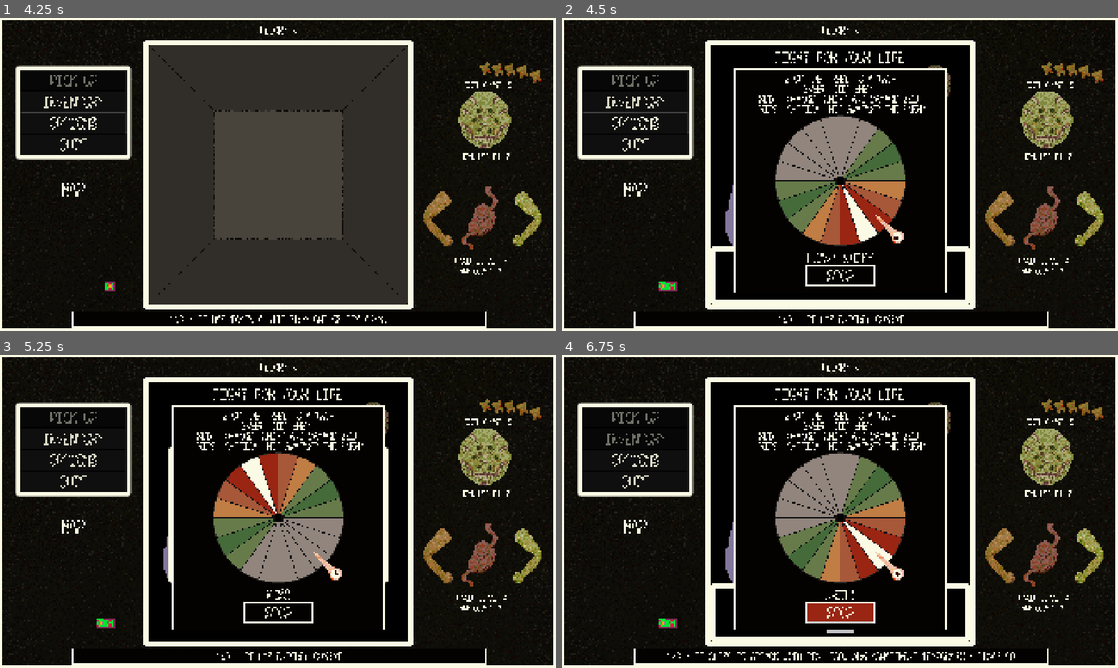
Above: before the commit, frames 1-4 (two rows, left to right).
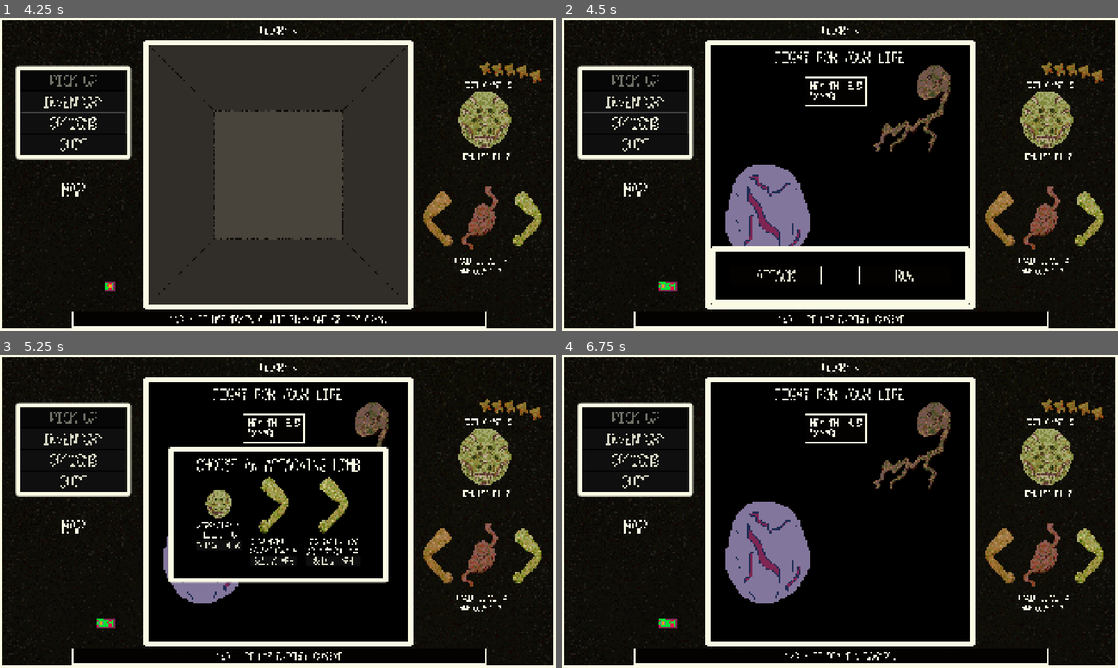
Above: after the commit, the same moments.

Repository: sym-z/arm-to-the-teeth
Game: Godot game, scene res://scenes/testing_level/testing_level.tscn
Same seed, same stepped clock (60 frames per second), same inputs: the game is played once before the commit and once after it. The project has no main scene, so this scene is started directly.
Inputs (mouse positions are in pixels of both pictures, inside the frame that each line leads up to):
- Up to frame 1 (4.25 s): click "INVENTORY" at 0.5 s; click "EAT" at 1.25 s; click "BACK" at 2 s; click "OPTIONS" at 2.75 s; move the mouse to (400, 158) at 3.52 s; hold D (turn_right) from 3.53 s (still down); click (400, 158) at 3.67 s
- Up to frame 2 (4.5 s): move the mouse to (728, 190) at 4.27 s; release D (turn_right) at 4.28 s; hold S (move_back) from 4.28 s (still down)
- Up to frame 3 (5.25 s): release S (move_back) at 5 s; click "ATTACK" at 5 s
- Up to frame 4 (6.75 s): click "SELECT HEAD" at 5.75 s; click "STOP" at 6.5 s

Frame 1 is identical in both runs. In frame 2, 13% of the frame differs, in the area x 30-70%, y 16-88%; in frame 3, 11%; in frame 4, 15%, in the area x 7-82%, y 16-98%.

Commit message:
wheel roller takes responsibility for attack effects

Diff:
--- a/src/prefabs/ui/combat_viewport/attacking_arm_object/attacking_arm_object.gd
+++ b/src/prefabs/ui/combat_viewport/attacking_arm_object/attacking_arm_object.gd
@@ -5,7 +5,7 @@
 var arm_reference : Arm
 
 # Gives the reference back to the combat viewport of the arm to use for combat
-signal attacking_arm_selected(a : Arm)
+signal attacking_arm_selected()
 # Called when the node enters the scene tree for the first time.
 func _ready():
 	pass # Replace with function body.
@@ -22,5 +22,5 @@
 
 
 func _on_select_button_pressed():
-	attacking_arm_selected.emit(arm_reference)
+	attacking_arm_selected.emit(arm_reference,false)
 	pass # Replace with function body.
--- a/src/prefabs/ui/combat_viewport/attacking_head_object/attacking_head_object.gd
+++ b/src/prefabs/ui/combat_viewport/attacking_head_object/attacking_head_object.gd
@@ -21,4 +21,4 @@
 	head_reference = h
 
 func _on_select_button_pressed():
-	attacking_head_selected.emit(head_reference)
+	attacking_head_selected.emit()
--- a/src/prefabs/ui/combat_viewport/combat_viewport.gd
+++ b/src/prefabs/ui/combat_viewport/combat_viewport.gd
@@ -1,6 +1,7 @@
 extends MarginContainer
 
 @export var root_ui : CanvasLayer
+@export var use_wheel : bool = true
 var player : Node
 var map : Node
 var opponent : Enemy
@@ -61,6 +62,8 @@
 	visible = false
 	player = root_ui.player
 	map = root_ui.map
+	#if use_wheel == true:
+		#wheel_roller.connect("results_ready", )
 
 
 # Called every frame. 'delta' is the elapsed time since the previous frame.
@@ -79,7 +82,6 @@
 	opponent = e
 	combat_location = loc
 	refresh_temp_labels()
-	wheel_roller.spin_wheel()
 	if e.anim != null:
 		enemy_anim.sprite_frames = e.anim
 
@@ -208,7 +210,11 @@
 	# Add head of player first
 	var new_head_obj = attacking_head_object_scene.instantiate()
 	new_head_obj.input_head(player.head)
-	new_head_obj.connect("attacking_head_selected", attacking_head_selected)
+	if use_wheel == false:
+		new_head_obj.connect("attacking_head_selected", attacking_head_selected)
+	else:
+		## Method 1, parameters are bound to the function beforehand
+		new_head_obj.connect("attacking_head_selected", wheel_roller.spin_wheel.bindv([new_head_obj.head_reference, true]))
 	arm_container.add_child(new_head_obj)
 	# Refill with current arm inventory state
 	for arm in player.arm_inventory:
@@ -216,7 +222,11 @@
 		if arm.equipped == true:
 			var new_arm_obj = attacking_arm_object_scene.instantiate()
 			new_arm_obj.input_arm(arm)
-			new_arm_obj.connect("attacking_arm_selected", attacking_arm_selected)
+			if use_wheel == false:
+				new_arm_obj.connect("attacking_arm_selected", attacking_arm_selected)
+			else:
+				## Method 2, attacking_arm_object handles sending the parameters to spin_wheel
+				new_arm_obj.connect("attacking_arm_selected", wheel_roller.spin_wheel)
 			arm_container.add_child(new_arm_obj)
 
 func attacking_arm_selected(a : Arm):
@@ -259,7 +269,6 @@
 		#att_die_roller.set_die(1,20,20)
 		att_die_roller.set_die(1,20,opponent.difficulty_class)
 	#TODO: SET LABEL TO SHOW DIFFICULTY CLASS
-
 func _on_attacking_die_roller_roll_results_ready(passed, number_rolled, dc):
 	if Globals.verbose_console == true:
 		print("DIE RESULTS READY")
@@ -323,6 +332,8 @@
 		#endregion
 	#endregion
 	#region Enemy's Turn
+
+
 # Enemy rolls to attempt to attack player
 func enemy_attack_roll():
 	if enemy_dead == false:
@@ -418,32 +429,7 @@
 		Log.add_log_message("IT HAS VANQUISHED THE ENEMY.")
 		# Set flag
 		enemy_dead = true
-		# Hide combat viewport
-		visible = false
-		# Get cell that combat is taking place in
-		var map_cell : Cell = map.world_map[combat_location]
-		# Remove enemy from map's atlas at combat_location
-		map.enemy_atlas.erase(combat_location)
-
-
-		# Make the cell empty at that location
-		#map.make_cell_empty(map_cell)
-		# This signal tells the viewport to refresh, tells the UI that the cell is empty, and tells the minimap to get rid of the icon at this location.
-		#player.item_picked_up.emit()
-
-		# Allow the player to move
-		player.in_combat = false
-
-
-		# Calculate loot for drop and overwrite cell's contents.
-		drop_loot()
-		# Tell the viewport to refresh, but don't allow the UI to think that the cell is empty, or allow the minimap to erase the icon at this location
-		player.item_partial_pickup.emit()
-
-		if Globals.verbose_console == true:
-			print("ENEMY KILLED")
-			map.print_enemy_atlas()
-			print("THERE ARE NOW ", map.enemy_atlas.keys().size(), " ENEMIES LEFT.")
+		create_timer(pause_time,combat_victory)
 
 func drop_loot():
 	#TODO: Eventually factor in enemy type and floor number
@@ -514,6 +500,35 @@
 	# Refresh the player's understanding of what is on the ground in front of them
 	player.check_cell_content()
 	#endregion
+
+func combat_victory():
+	# Hide combat viewport
+	visible = false
+	# Get cell that combat is taking place in
+	var map_cell : Cell = map.world_map[combat_location]
+	# Remove enemy from map's atlas at combat_location
+	map.enemy_atlas.erase(combat_location)
+
+
+	# Make the cell empty at that location
+	#map.make_cell_empty(map_cell)
+	# This signal tells the viewport to refresh, tells the UI that the cell is empty, and tells the minimap to get rid of the icon at this location.
+	#player.item_picked_up.emit()
+
+	# Allow the player to move
+	player.in_combat = false
+
+
+	# Calculate loot for drop and overwrite cell's contents.
+	drop_loot()
+	# Tell the viewport to refresh, but don't allow the UI to think that the cell is empty, or allow the minimap to erase the icon at this location
+	player.item_partial_pickup.emit()
+
+	if Globals.verbose_console == true:
+		print("ENEMY KILLED")
+		map.print_enemy_atlas()
+		print("THERE ARE NOW ", map.enemy_atlas.keys().size(), " ENEMIES LEFT.")
+	pass
 #endregion
 
 #region Group Visibility Switching Functions
@@ -535,6 +550,10 @@
 	down_button.disabled = true
 	left_button.disabled = true
 	right_button.disabled = true
+func change_wheel_roller_vis(new_vis : bool):
+	wheel_roller.visible = new_vis
+	# Disable/Enable inventory management
+	root_ui.inventory_button.disabled = new_vis
 func show_player_turn_start():
 	change_arm_select_vis(false)
 	change_att_die_roller_vis(false)
@@ -548,7 +567,7 @@
 ## Create a timer that after "duration" seconds calls "callback" and destroys itself
 func create_timer(duration : float, callback: Callable):
 	if Globals.debug_combat == true:
-		duration = 0.1
+		duration = duration
 	var t : Timer = Timer.new()
 	t.connect("timeout", callback)
 	t.connect("timeout", t.queue_free)
--- a/src/prefabs/ui/combat_viewport/combat_viewport.tscn
+++ b/src/prefabs/ui/combat_viewport/combat_viewport.tscn
@@ -227,7 +227,7 @@
 }],
 "loop": true,
 "name": &"default",
-"speed": 40.0
+"speed": 5.0
 }]
 
 [sub_resource type="AtlasTexture" id="AtlasTexture_ud64e"]
@@ -635,7 +635,8 @@
 horizontal_alignment = 1
 vertical_alignment = 1
 
-[node name="Wheel Roller" type="MarginContainer" parent="." node_paths=PackedStringArray("wheel", "clicker", "result_label", "stop_button")]
+[node name="Wheel Roller" type="MarginContainer" parent="." node_paths=PackedStringArray("combat_viewport", "wheel", "clicker", "result_label", "stop_button")]
+visible = false
 z_index = 1
 layout_mode = 2
 mouse_filter = 2
@@ -644,6 +645,7 @@
 theme_override_constants/margin_right = 84
 theme_override_constants/margin_bottom = 42
 script = ExtResource("33_bhhon")
+combat_viewport = NodePath("..")
 wheel = NodePath("Animation Container/Wheel Centerer/Wheel Control/Wheel")
 clicker = NodePath("Animation Container/Clicker Container/Clicker Control/Clicker")
 result_label = NodePath("Result Container/Label")
--- a/src/prefabs/ui/combat_viewport/wheel_roller/wheel_roller.gd
+++ b/src/prefabs/ui/combat_viewport/wheel_roller/wheel_roller.gd
@@ -1,4 +1,6 @@
 extends MarginContainer
+
+@export var combat_viewport : MarginContainer
 
 @export_category("Animations")
 @export var wheel : AnimatedSprite2D
@@ -9,6 +11,10 @@
 
 @export_category("Buttons")
 @export var stop_button : Button
+
+
+var attacking_limb
+var is_head : bool
 var result_network : Dictionary[int,Callable] = {
 	0 : crit,
 	1 : whiff_heavy,
@@ -67,7 +73,14 @@
 func change_label():
 	result_label.text = result_text[wheel.frame]
 
-func spin_wheel():
+func spin_wheel(limb : Variant, head : bool):
+	# Hide arm management
+	combat_viewport.change_arm_select_vis(false)
+	# Show window
+	combat_viewport.change_wheel_roller_vis(true)
+	# Set the references
+	attacking_limb = limb
+	is_head = head
 	# Set to random frame
 	wheel.frame = randi_range(0,wheel.sprite_frames.get_frame_count("default")-1)
 	change_label()
@@ -76,18 +89,61 @@
 func stop_wheel():
 	wheel.pause()
 	result_network[wheel.frame].call()
+	# Enable inventory management and hide window
+	combat_viewport.change_wheel_roller_vis(false)
+	# Even if the player kills the enemy, this function will attempt to be called, but since combat_viewport.enemy_dead == true, it wont matter
+	if combat_viewport.enemy_dead == false:
+		combat_viewport.create_timer(combat_viewport.pause_time, combat_viewport.enemy_attack_roll)
 
 func crit():
-	print("CRIT")
+	hit_enemy(attacking_limb.strength * 5)
+
 func whiff_heavy():
-	print("H WHIF")
+	if is_head == true:
+		whiff(floor(attacking_limb.max_health * 0.5))
+	else:
+		whiff(floor(attacking_limb.max_condition * 0.5))
 func whiff_medium():
-	print("M WHIF")
+	if is_head == true:
+		whiff(floor(attacking_limb.max_health * 0.25))
+	else:
+		whiff(floor(attacking_limb.max_condition * 0.25))
 func whiff_light():
-	print("L WHIF")
+	if is_head == true:
+		whiff(floor(attacking_limb.max_health * 0.1))
+	else:
+		whiff(floor(attacking_limb.max_condition * 0.1))
 func hit_heavy():
-	print("H HIT")
+	hit_enemy(attacking_limb.strength * 2)
 func hit_light():
-	print("L HIT")
+	hit_enemy(attacking_limb.strength)
 func miss():
-	print("MISS")
+	Log.add_log_message("IT MISSED ITS ATTACK")
+
+func hit_enemy(damage: int):
+	# Prevent negative hp in enemy stat label
+	combat_viewport.opponent.curr_health = max(0, combat_viewport.opponent.curr_health - damage)
+	Log.add_log_message("IT DEALT " + str(damage) + " DAMAGE.")
+	combat_viewport.refresh_temp_labels()
+	combat_viewport.check_enemy_death()
+
+func whiff(damage: int):
+	if is_head == true:
+		# Head loses health, and teeth are lost. Possibly roll for teeth lost.
+		#TODO: Have low rolls factor into more health and teeth lost
+		Log.add_log_message("IT WHIFFED AND DEALTH " + str(damage) + " DAMAGE TO ITS HEAD.")
+		attacking_limb.damage(damage)
+		combat_viewport.player.stat_change.emit()
+		# Refresh root_ui's labels
+		combat_viewport.root_ui.refresh_temp_labels()
+		# Check for player death.
+		combat_viewport.check_player_death()
+	else:
+		attacking_limb.condition -= damage
+		if attacking_limb.condition <= 0:
+			Log.add_log_message("IT WHIFFED ITS ATTACK AND ITS ARM WAS DAMAGED BEYOND USE.")
+			combat_viewport.root_ui.arm_fully_eaten(attacking_limb)
+		else:
+			Log.add_log_message("IT WHIFFED ITS ATTACK GOT HURT, ARM LOST " + str(damage) + " CONDITION.")
+			# Only emitting here because when an arm is fully eaten the signal will fire.
+			combat_viewport.player.stat_change.emit()
